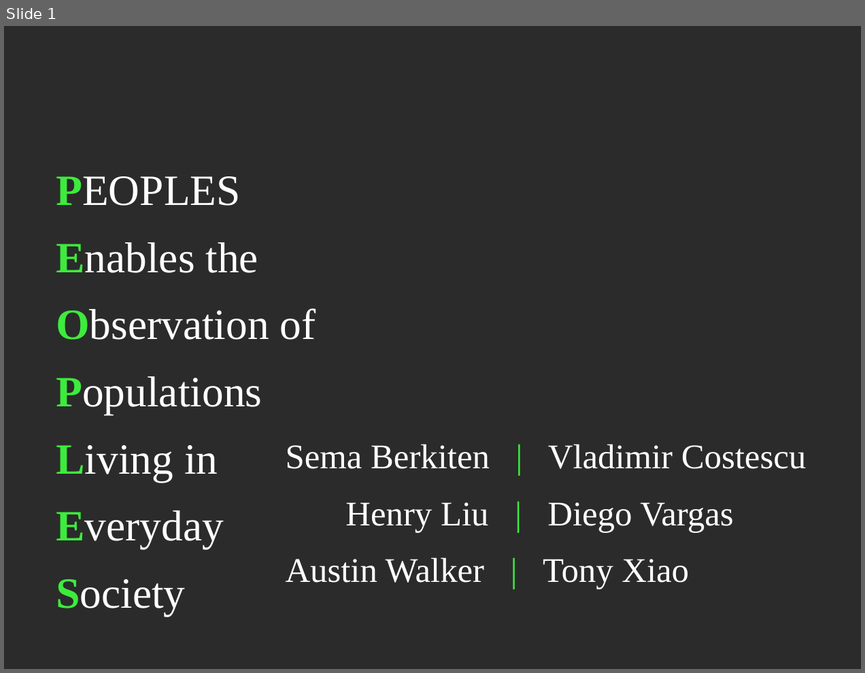
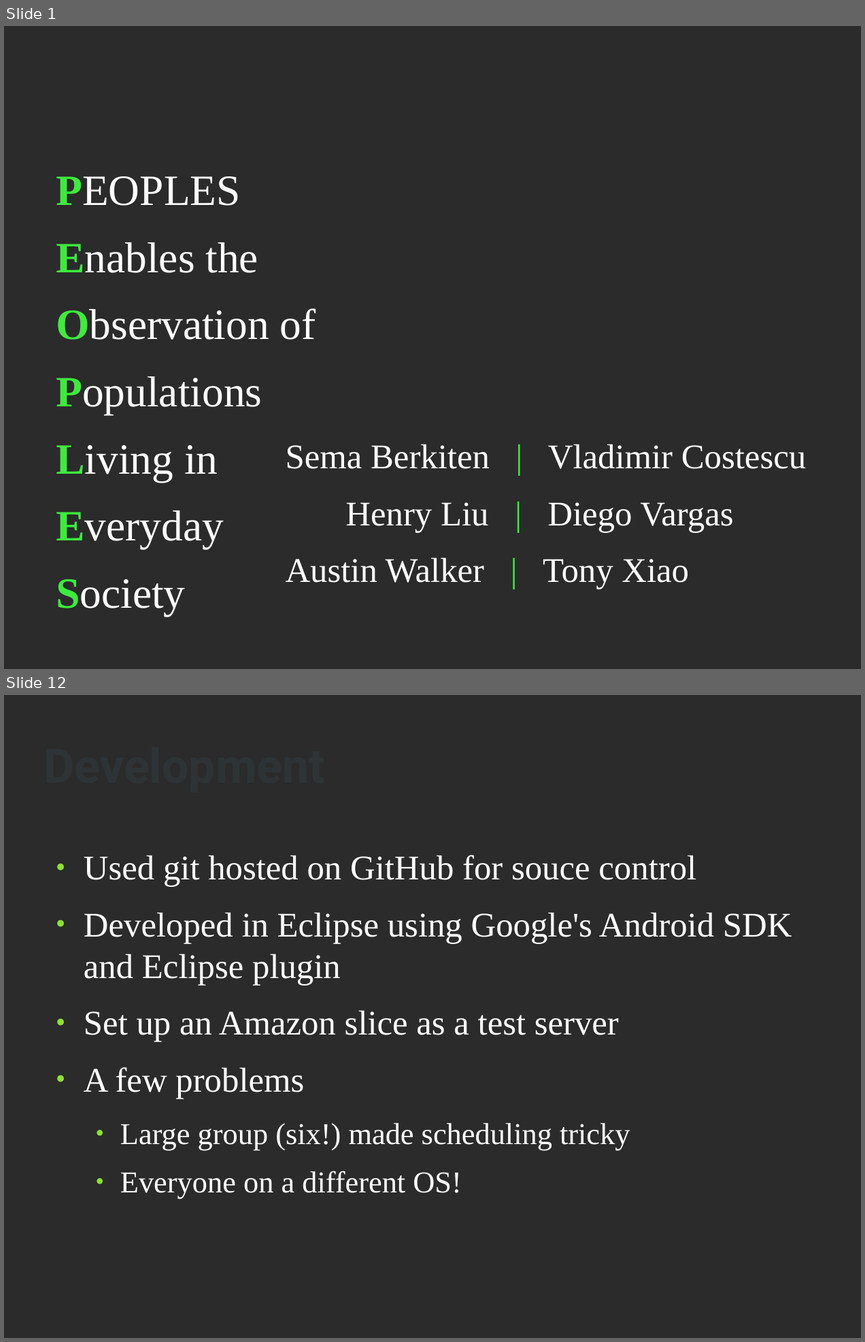
Before and after one commit to aewalker/Survey-Droid, a slide deck: doc/presentation-slides.odp. Shown one above the other, each under a label of ours: slide 1 before the commit, slides 1 and 12 after it; the slides between them are not shown. The pictures are 865x673 and 865x1342 pixels, drawn with LibreOffice and Linux fonts; fonts in the diff are those of the drawing; background and template pictures are left out; a plain dark background stands for a picture behind light text. Boxes give left, top, right and bottom in pixels: in the first picture for what was removed or moved away, otherwise in the second. Text is boxed around its words. In the diff, an @@ line names an element or a change of style, - is before the commit and + after.

```diff
--- a/doc/presentation-slides.odp
+++ b/doc/presentation-slides.odp
@@ slide 12 added at [4, 695, 861, 1338], background picture (left out) @@
@@ title added at [43, 710, 815, 817], 44 pt, text #2E3436, bold @@
+Development
@@ text added at [84, 855, 792, 1198], 32 pt, text #FFFFFF @@
+● Used git hosted on GitHub for souce control
+● Developed in Eclipse using Google's Android SDK and Eclipse plugin
+● Set up an Amazon slice as a test server
+● A few problems
+  ● Large group (six!) made scheduling tricky
+  ● Everyone on a different OS!
```
Also in this commit, not shown: 12 other slides added, 1 slide removed, 1 other file.
